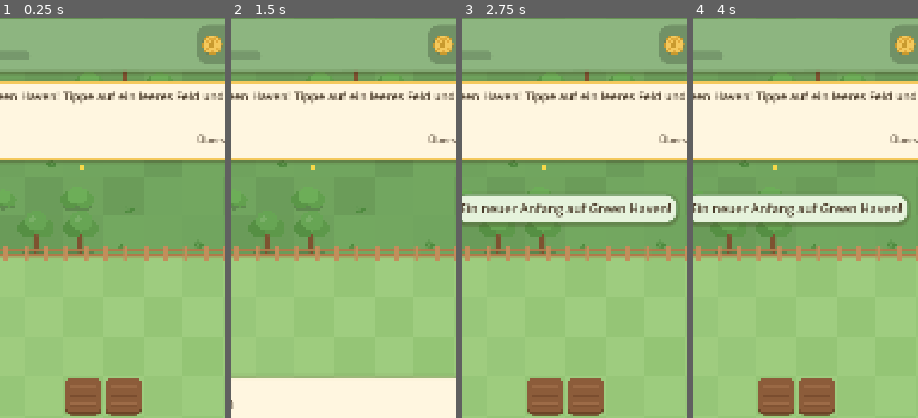
Above: before the commit, frames 1-4 (left to right).
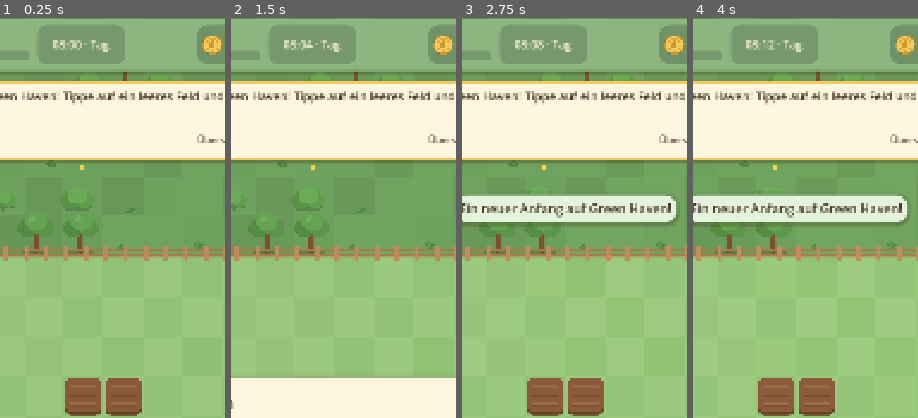
Above: after the commit, the same moments.

Repository: LennartVolz/green-haven
Game: Godot game, scene res://scenes/main.tscn
The game is run twice, just before and just after one commit, with the same random seed, the same clock (stepped at 60 frames per second) and the same inputs.
Inputs (mouse positions are % of the whole screen's width and height, from its top left):
- Up to frame 1 (0.25 s): no input
- Up to frame 2 (1.5 s): click (94, 4) at 0.5 s; click "Neues Spiel beginnen" at 1.25 s
- Up to frame 3 (2.75 s): click "Wirklich neu beginnen? Nochma…" at 2 s
- Up to frame 4 (4 s): click (95, 11) at 2.75 s; click (95, 16) at 3.5 s
The pictures show only the part of the screen within x 27-77%, y 0-50%; the shares and areas given below are measured in that part.

The runs differ from the first frame. In frame 1, 3.4% of the frame differs, in the area x 17-56%, y 2-12%; in frame 2, 3.4%; in frame 3, 3.4%; in frame 4, 3.4%.

Commit message:
Update 3 files\n\nCo-authored-by: Freebuff Agent <agent@mail.freebuff.app>

Diff:
--- a/scripts/ui/ui_root.gd
+++ b/scripts/ui/ui_root.gd
@@ -38,6 +38,7 @@
 var _nav: PanelContainer
 var _side: VBoxContainer
 var _coins_label: Label
+var _day_label: Label
 var _level_label: Label
 var _xp_bar: ProgressBar
 var _toast_panel: PanelContainer
@@ -143,6 +144,12 @@
 	_xp_bar.size_flags_horizontal = Control.SIZE_FILL
 	lv.add_child(_xp_bar)
 	h.add_child(lv)
+	var day_panel := UiKit.panel(Color(0, 0, 0, 0.16), 24, 10)
+	_day_label = UiKit.label("08:00 · Tag", 27, UiKit.cream())
+	_day_label.custom_minimum_size = Vector2(190, 0)
+	_day_label.horizontal_alignment = HORIZONTAL_ALIGNMENT_CENTER
+	day_panel.add_child(_day_label)
+	h.add_child(day_panel)
 	h.add_child(UiKit.spacer())
 	var cp := UiKit.panel(Color(0, 0, 0, 0.2), 30, 10)
 	var ch := UiKit.hbox(10)
@@ -365,6 +372,7 @@
 	_tick_acc += delta
 	if _tick_acc >= 0.25:
 		_tick_acc = 0.0
+		_day_label.text = world.day_clock_text()
 		if _sheet_name != "":
 			_tick()
 	# Münzanzeige zählt sanft hoch
--- a/scripts/world/world.gd
+++ b/scripts/world/world.gd
@@ -17,11 +17,15 @@
 const MAX_ZOOM := 1.5
 const DRAG_THRESHOLD := 16.0
 const PLACE_FINGER_OFFSET := 96.0
+const DAY_LENGTH_SECONDS := 24.0 * 60.0 * 60.0
+const REAL_DAY_LENGTH_SECONDS := 8.0 * 60.0
 
 ## Wird von der UI gesetzt: gibt true zurück, wenn ein Bildschirmpunkt auf UI liegt.
 var ui_blocker := Callable()
 
 var cam: Camera2D
+var day_modulate: CanvasModulate
+var day_time_seconds := 8.0 * 60.0 * 60.0
 var terrain: Node2D
 var fields_layer: Node2D
 var entities: Node2D
@@ -55,6 +59,9 @@
 
 
 func _ready() -> void:
+	day_modulate = CanvasModulate.new()
+	day_modulate.color = day_color_at(day_time_seconds)
+	add_child(day_modulate)
 	terrain = TerrainScript.new()
 	add_child(terrain)
 	fields_layer = FieldsScript.new()
@@ -151,6 +158,32 @@
 
 # ------------------------------------------------------------------ Kamera
 
+static func daylight_at(seconds: float) -> float:
+	var solar_height := sin(fposmod(seconds, DAY_LENGTH_SECONDS) / DAY_LENGTH_SECONDS * TAU - PI * 0.5)
+	var value := clampf((solar_height + 0.12) / 0.72, 0.0, 1.0)
+	return value * value * (3.0 - 2.0 * value)
+
+
+static func day_color_at(seconds: float) -> Color:
+	var daylight := daylight_at(seconds)
+	var solar_height := sin(fposmod(seconds, DAY_LENGTH_SECONDS) / DAY_LENGTH_SECONDS * TAU - PI * 0.5)
+	var tint := Color(0.42, 0.52, 0.78).lerp(Color.WHITE, daylight)
+	var twilight := clampf(1.0 - absf(solar_height) / 0.3, 0.0, 1.0)
+	return tint.lerp(Color(1.0, 0.72, 0.52), twilight * 0.28)
+
+
+static func clock_text_at(seconds: float) -> String:
+	var total_minutes := int(floor(fposmod(seconds, DAY_LENGTH_SECONDS) / 60.0))
+	var hour := floori(float(total_minutes) / 60.0)
+	var minute := total_minutes % 60
+	var period := "Tag" if hour >= 6 and hour < 18 else "Nacht"
+	return "%02d:%02d · %s" % [hour, minute, period]
+
+
+func day_clock_text() -> String:
+	return clock_text_at(day_time_seconds)
+
+
 func _vp_size() -> Vector2:
 	return get_viewport_rect().size
 
@@ -187,6 +220,8 @@
 
 
 func _process(delta: float) -> void:
+	day_time_seconds = fposmod(day_time_seconds + delta * DAY_LENGTH_SECONDS / REAL_DAY_LENGTH_SECONDS, DAY_LENGTH_SECONDS)
+	day_modulate.color = day_color_at(day_time_seconds)
 	if _touches.is_empty() and _pan_vel.length() > 25.0:
 		cam.position -= _pan_vel * delta / cam.zoom.x
 		_pan_vel *= pow(0.004, delta)
--- a/tests/run_tests.gd
+++ b/tests/run_tests.gd
@@ -2,6 +2,8 @@
 ## Headless-Tests für Spiellogik, Wirtschaft und Speicherstand.
 ## Start:  godot --headless --path . -s res://tests/run_tests.gd
 ## Exit-Code 0 = alle Tests bestanden.
+
+const WorldScript := preload("res://scripts/world/world.gd")
 
 var gs: Node
 var gd: Node
@@ -39,6 +41,7 @@
 	ss.path_override = "user://test_save.json"
 	ss.delete_save()
 	test_new_game()
+	test_day_night()
 	test_farming()
 	test_inventory()
 	test_levels()
@@ -55,6 +58,16 @@
 	print("")
 	print("Ergebnis: %d bestanden, %d fehlgeschlagen" % [passed, failed])
 	quit(1 if failed > 0 else 0)
+
+
+func test_day_night() -> void:
+	begin("Tag-Nacht-Zyklus")
+	check(WorldScript.daylight_at(0.0) < 0.01, "Mitternacht ist dunkel")
+	check(WorldScript.daylight_at(12.0 * 3600.0) > 0.99, "Mittag ist hell")
+	check(WorldScript.daylight_at(6.0 * 3600.0) < WorldScript.daylight_at(9.0 * 3600.0), "Sonnenaufgang wird heller")
+	check(WorldScript.daylight_at(18.0 * 3600.0) > WorldScript.daylight_at(21.0 * 3600.0), "Sonnenuntergang wird dunkler")
+	check(WorldScript.clock_text_at(8.0 * 3600.0) == "08:00 · Tag", "Uhr zeigt Tageszeit")
+	check(WorldScript.clock_text_at(20.0 * 3600.0) == "20:00 · Nacht", "Uhr zeigt Nachtzeit")
 
 
 func test_new_game() -> void:
